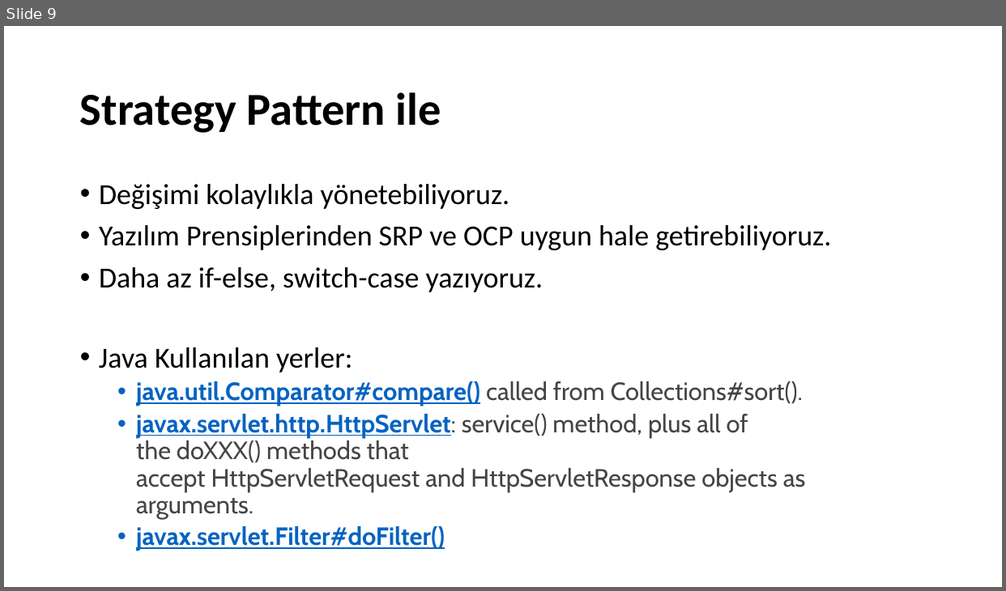
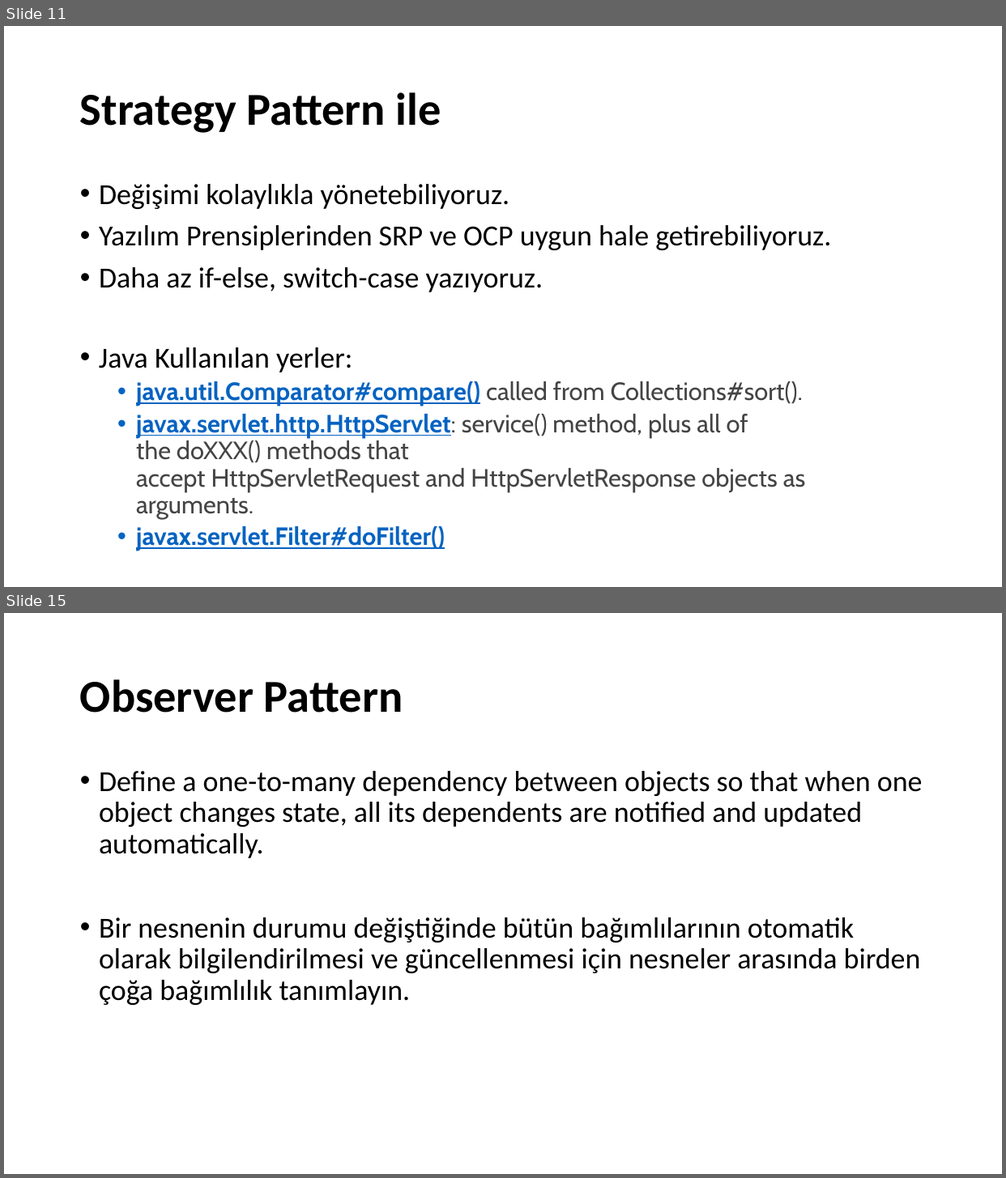
Before and after one commit to umiitkose/DesignPattern-Umiitkose, a slide deck: Tasarımdesenleri.pptx. Shown one above the other, each under a label of ours: slide 9 before the commit, slides 11 and 15 after it; the slides between them are not shown. The pictures are 1006x591 and 1006x1178 pixels, drawn with LibreOffice and Linux fonts; fonts in the diff are those of the drawing. Boxes give left, top, right and bottom in pixels: in the first picture for what was removed or moved away, otherwise in the second. Text is boxed around its words. In the diff, an @@ line names an element or a change of style, - is before the commit and + after.

Commit message:
add observer pattern examples

```diff
--- a/Tasarımdesenleri.pptx
+++ b/Tasarımdesenleri.pptx
@@ slide 15 added at box(4, 613, 1002, 1174), background #FFFFFF @@
@@ title added at box(80, 679, 403, 713), 44 pt, text #000000, bold @@
+Observer Pattern
@@ text added at box(99, 771, 923, 1005), 28 pt, text #000000 @@
+• Define a one-to-many dependency between objects so that when one object changes state, all its dependents are notified and updated automatically.
+• Bir nesnenin durumu değiştiğinde bütün bağımlılarının otomatik olarak bilgilendirilmesi ve güncellenmesi için nesneler arasında birden çoğa bağımlılık tanımlayın.
@@ what was slide 9 is now slide 11 @@
```
Also in this commit, not shown: 5 slides changed, 9 other slides added, 17 other files.
